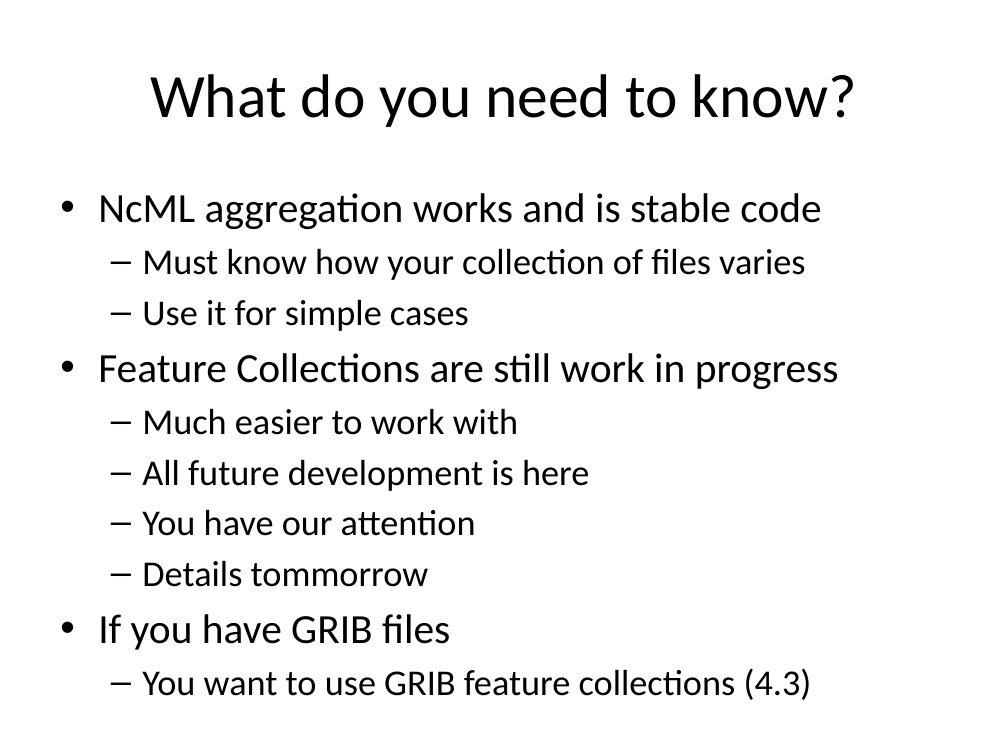
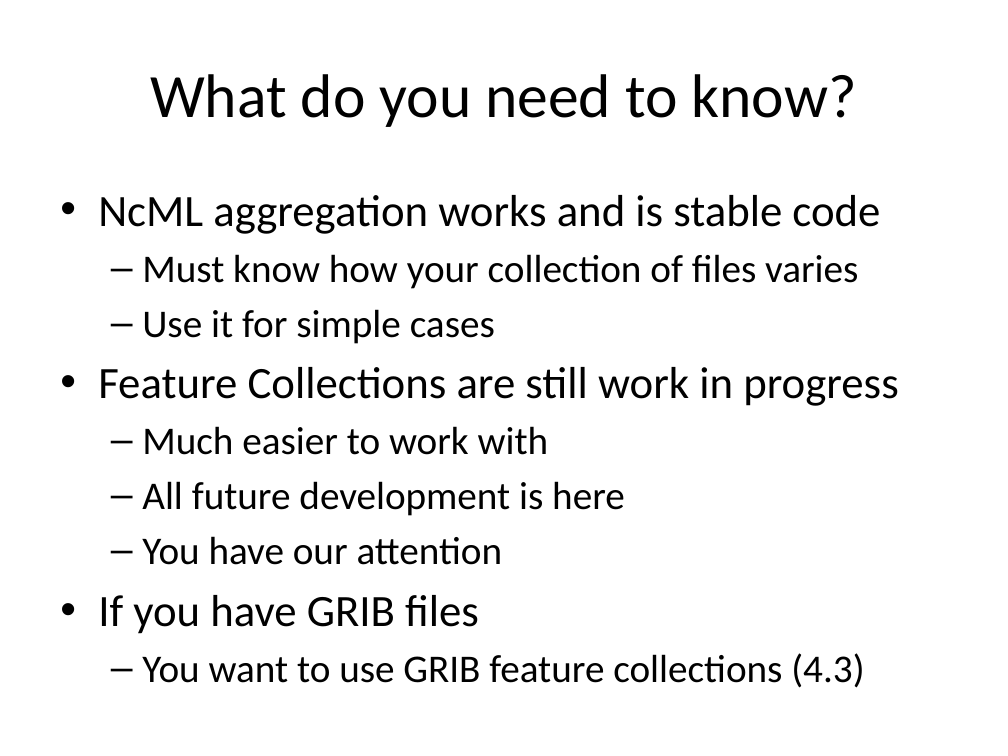
Before and after one commit to Unidata/thredds, a slide deck: slide 7 of docs/website/tds/tutorial/NcMLvsFeatureCollections.pptx. Drawn at 1008x756 pixels with LibreOffice and Linux fonts; fonts in the diff are those of the drawing. Boxes give left, top, right and bottom in pixels: in the first picture for what was removed or moved away, otherwise in the second. Text is boxed around its words. In the diff, an @@ line names an element or a change of style, - is before the commit and + after.

Commit message:
slight change in NcMLvsFeactureCollections powerpoint

```diff
--- a/docs/website/tds/tutorial/NcMLvsFeatureCollections.pptx
+++ b/docs/website/tds/tutorial/NcMLvsFeatureCollections.pptx
@@ text "NcML aggregation works and is ..." at (98, 195, 898, 688): size 29.6 to 32 pt in "NcML aggregation works and is stable code", "Feature Collections are still work in progress", "If you have GRIB files"; size 25.9 to 28 pt in "Must know how your collection of files ...", "Use it for simple cases", "Much easier to work with", "All future development is here" and 2 more places @@
@@ text at (142, 560, 429, 587): paragraph removed @@
-  – Details tommorrow
```
